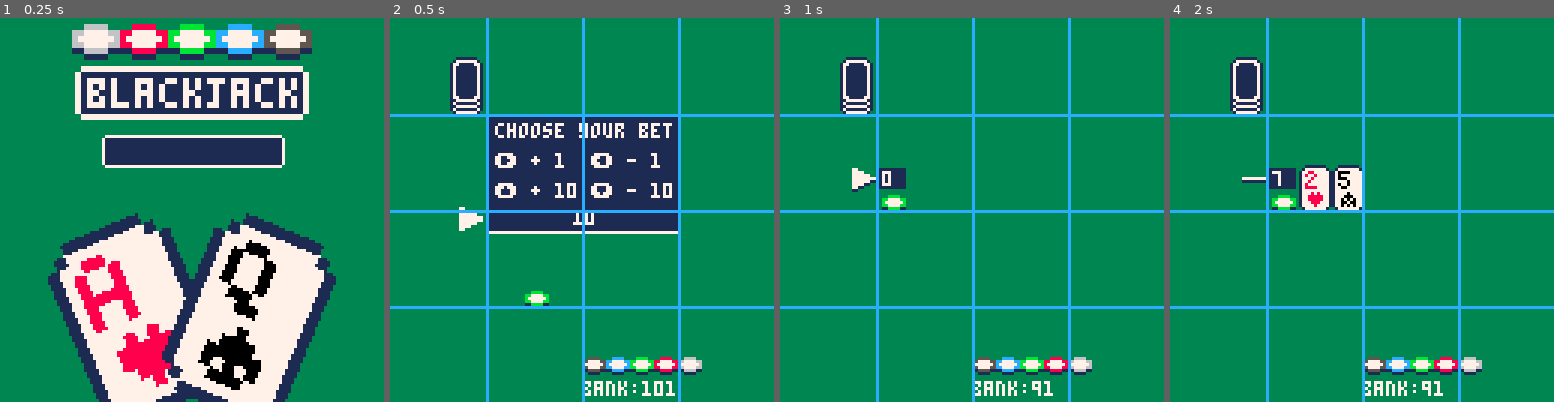
Above: before the commit, frames 1-4 (left to right).
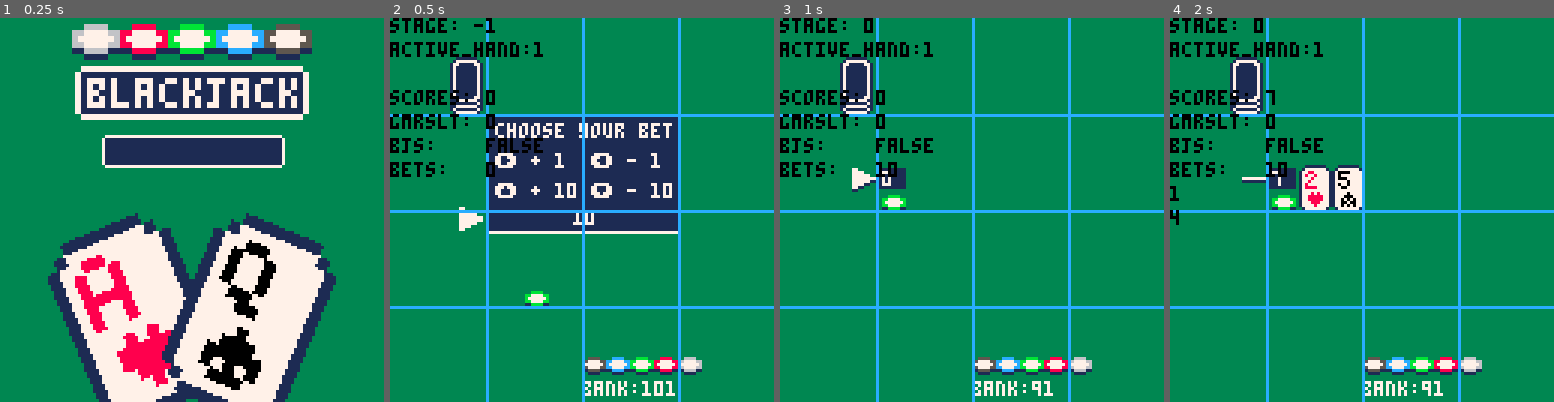
Above: after the commit, the same moments.

Repository: UA-koval/blackjack-pico-8
Game: PICO-8 cartridge blackjack.p8
The game is run twice, just before and just after one commit, with the same random seed, the same clock (stepped at 60 frames per second) and the same inputs.
Inputs:
- Up to frame 1 (0.25 s): no input
- Up to frame 2 (0.5 s): tap X (X key) at 0.33 s
- Up to frame 3 (1 s): tap O (Z key) at 0.7 s
- Up to frame 4 (2 s): tap X (X key) at 1.07, 1.85 s; hold Right from 1.6 s (still down); tap O (Z key) at 1.7 s

Frame 1 is identical in both runs. In frame 2, 2.7% of the frame differs, in the area x 0-40%, y 0-42%; in frame 3, 2.7%; in frame 4, 2.8%, in the area x 0-40%, y 0-54%.

Commit message:
Progress

Diff:
--- a/blackjack.p8
+++ b/blackjack.p8
@@ -60,7 +60,7 @@
 tempbet = 10
 text_on=false
 
-debug=false
+debug=true
 grid=true
 -->8
 -- game logic functions
@@ -576,7 +576,8 @@
 for n,hand in pairs(hands) do
 if game_results[n] !=1 and
 	count_score(dealer) <= 21 and
-	blackjacks[active_hand]!=true then
+	blackjacks[active_hand]!=true
+	 then
 	diff = count_score(hand) -
 	       count_score(dealer)
 	if diff>0 then
@@ -586,8 +587,6 @@
 	else
 		game_results[n]=2
 	end
-else
-	game_results[n]=0
 end
 next_hand()
 end
